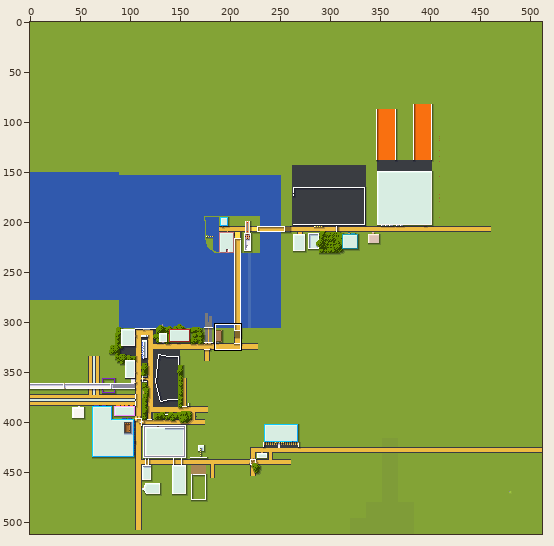
Sprite sheet: tiles/-3,-2.png. Above: a wide view before the commit, with the close-up outlined.
Close-up. Before:
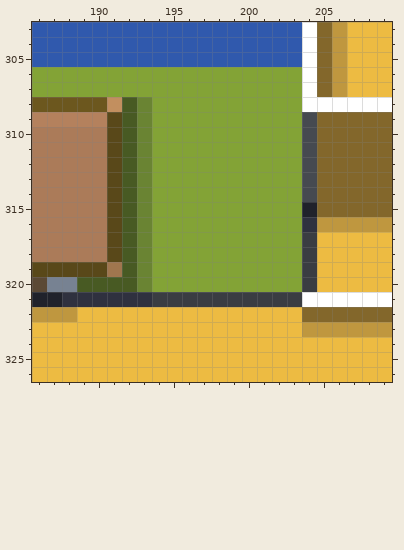
The file is 512x512 pixels. Colours within 5 levels of each other are drawn and written as one. Shown: x 186..209, y 303..326. The commit also changed other parts of the picture, which this record leaves out.
After the commit:
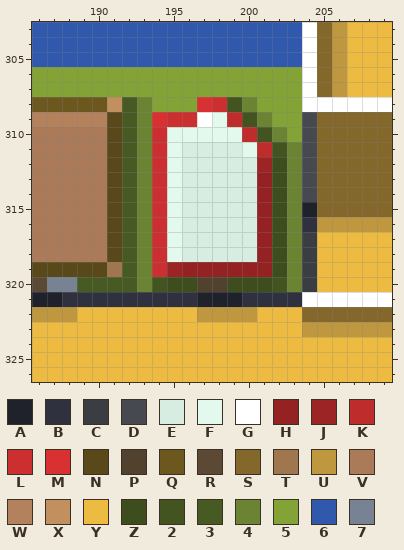
Palette (. is transparent): A #20222b  B #2f313f  C #3a3d42  D #464a50  E #d8ede2  F #e3f9ed  G #ffffff  H #952222  J #9c2424  K #bf2c2c  L #cc2f2f  M #d93131  N #594819  P #51412f  Q #6c571e  R #5b4935  S #83672b  T #a0764e  U #bf973f  V #ab7b59  W #b4815d  X #c28f5f  Y #edbb42  Z #3e4d1e  2 #435421  3 #485a23  4 #6a8433  5 #83a336  6 #3059ad  7 #778292
Change:
{"y":308,"x":197,"old":"5555","new":"ML24"}
{"y":309,"x":194,"old":"55555555","new":"MLLGFK24"}
{"y":310,"x":194,"old":"555555555","new":"LFFFFFK24"}
{"y":311,"x":194,"old":"5555555555","new":"LFEEEEFK24"}
{"y":312,"x":194,"old":"5555555555","new":"LFEEEEEJZ4"}
{"y":313,"x":194,"old":"5555555555","new":"LFEEEEEHZ4"}
{"y":314,"x":194,"old":"5555555555","new":"LFEEEEEHZ4"}
{"y":315,"x":194,"old":"5555555555","new":"LFEEEEEHZ4"}
{"y":316,"x":194,"old":"5555555555","new":"LFEEEEEHZ4"}
{"y":317,"x":194,"old":"5555555555","new":"LFEEEEEHZ4"}
{"y":318,"x":194,"old":"5555555555","new":"LFEEEEEHZ4"}
{"y":319,"x":194,"old":"5555555555","new":"LJHHHHHHZ4"}
{"y":320,"x":194,"old":"5555555555","new":"2ZZPPZZZ24"}
{"y":321,"x":194,"old":"CCCCCCCCCC","new":"BBBAAABBBB"}
{"y":322,"x":197,"old":"YYYY","new":"UUUU"}
{"label":"changed","picture_box":[152,97,302,322]}
